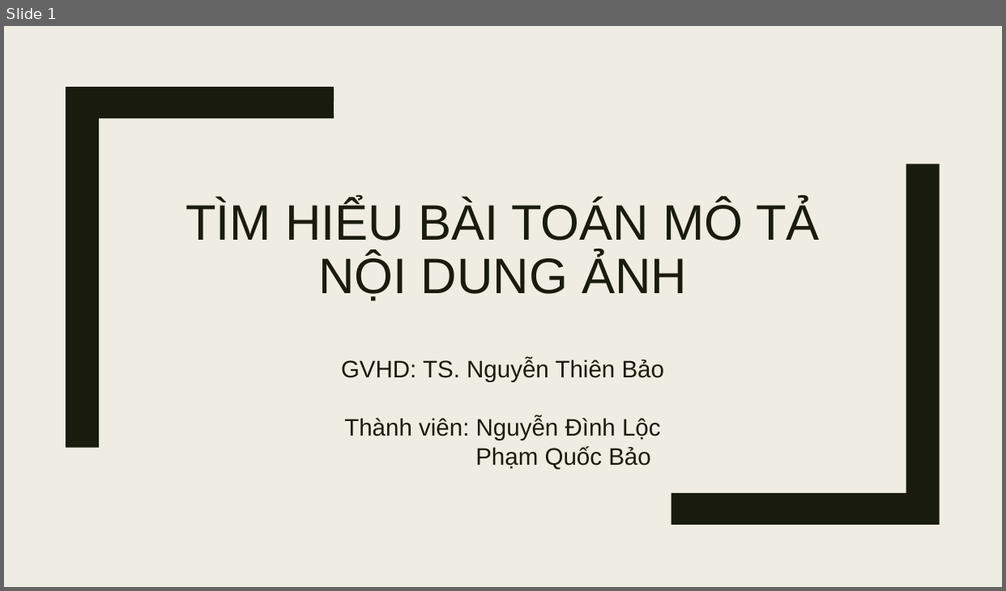
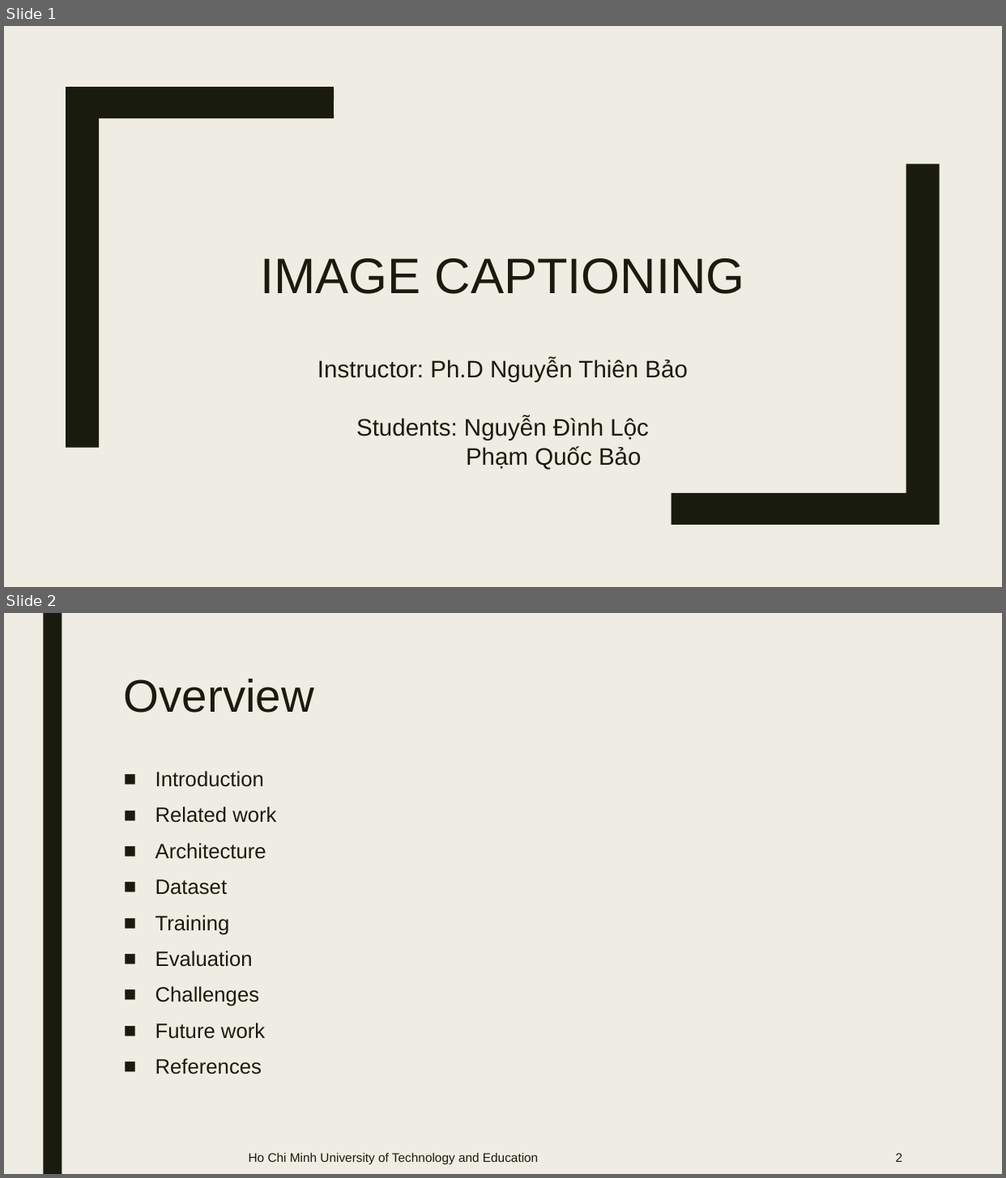
Before and after one commit to lyonguyen8697/image-description, a slide deck: presentation.pptx. Shown one above the other, each under a label of ours: slide 1 before the commit, slides 1 and 2 after it. The pictures are 1006x591 and 1006x1178 pixels, drawn with LibreOffice and Linux fonts; fonts in the diff are those of the drawing. Boxes give left, top, right and bottom in pixels: in the first picture for what was removed or moved away, otherwise in the second. Text is boxed around its words. In the diff, an @@ line names an element or a change of style, - is before the commit and + after.

```diff
--- a/presentation.pptx
+++ b/presentation.pptx
@@ slide 2 added at <box>4,613,1002,1174</box>, background #EFEDE3 @@
@@ rectangle added at <box>43,613,62,1174</box>, fill #191B0E @@
@@ title added at <box>124,679,314,713</box>, 44 pt, text #191B0E @@
+Overview
@@ text added at <box>155,771,276,1075</box>, 20 pt, text #191B0E @@
+■ Introduction
+■ Related work
+■ Architecture
+■ Dataset
+■ Training
+■ Evaluation
+■ Challenges
+■ Future work
+■ References
@@ text added at <box>249,1153,538,1165</box>, 12 pt, text #191B0E @@
+Ho Chi Minh University of Technology and Education
@@ page number added at <box>896,1153,903,1162</box>, 12 pt, text #191B0E @@
+2
@@ slide 1 changed as well @@
@@ title at <box>260,258,745,294</box>: text changed @@
-TÌM HIỂU BÀI TOÁN MÔ TẢ NỘI DUNG ẢNH
+IMAGE CAPTIONING
@@ subtitle at <box>317,359,688,441</box>: text changed @@
-GVHD: TS. Nguyễn Thiên Bảo
-Thành viên: Nguyễn Đình Lộc
+Instructor: Ph.D Nguyễn Thiên Bảo
+Students: Nguyễn Đình Lộc
```
Also in this commit, not shown: 7 other slides changed, 12 other slides added, 5 slides removed.
